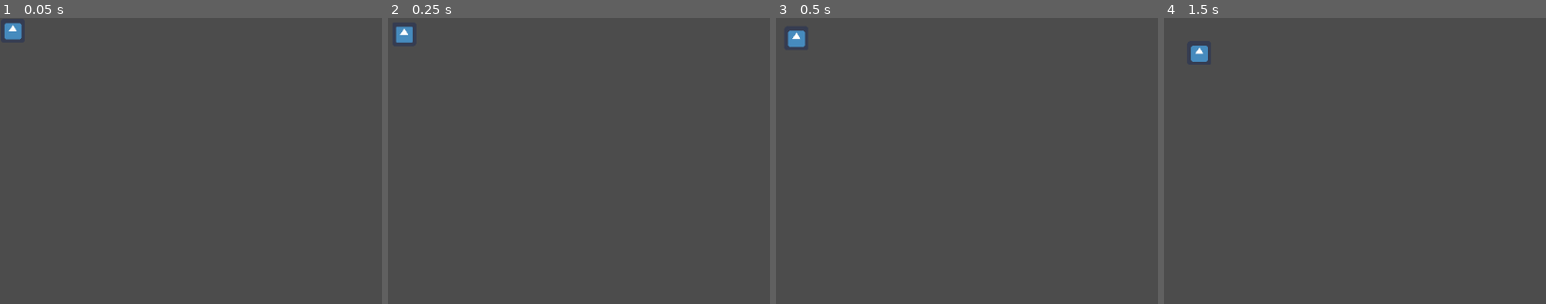
Above: before the commit, frames 1-4 (left to right).
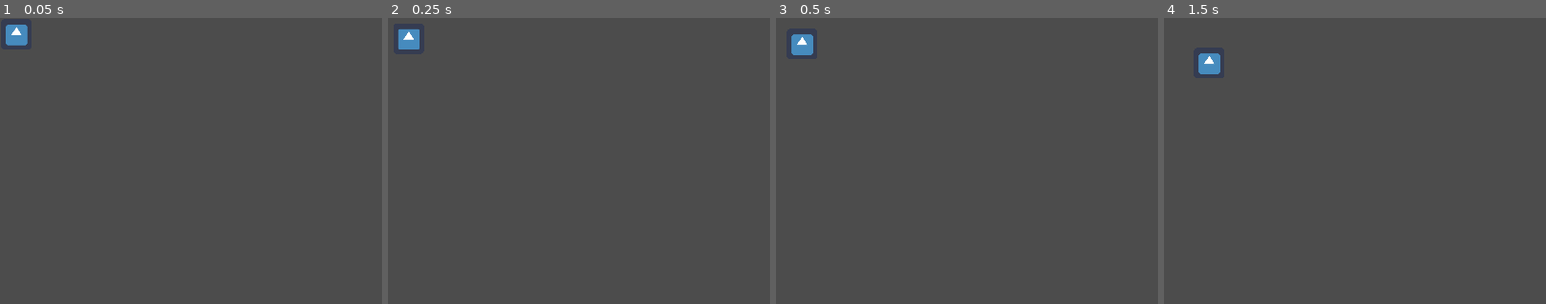
Above: after the commit, the same moments.

Repository: scarletcs/Roguelite
Game: Godot game, scene res://Main.tscn
Two runs of this game, one before a commit and one after it. Both use one fixed random seed, a clock stepped at 60 frames per second and the inputs below. The engine's default icon, where the game draws it, is replaced by a stand-in: a white triangle on a blue panel in a dark square.
Inputs:
- Up to frame 1 (0.05 s): no input
- Up to frame 2 (0.25 s): no input
- Up to frame 3 (0.5 s): no input
- Up to frame 4 (1.5 s): no input
The pictures show only the part of the screen within x 0-50%, y 0-50%; the shares and areas given below are measured in that part.
In our replay, the window is 800x468 before the commit and 800x600 after it. These sizes can differ from the game's own. Grey fills any space a smaller window leaves; there, only what the larger window draws over its background counts as a difference.

The runs differ from the first frame. In frame 1, 0.3% of the frame differs, in the area x 1-8%, y 1-10%; in frame 2, 0.4%; in frame 3, 0.4%; in frame 4, 0.5%, in the area x 7-15%, y 9-20%.

Commit message:
smol update

Diff:
--- a/characters/Adventurer.tscn
+++ b/characters/Adventurer.tscn
@@ -4,11 +4,12 @@
 [ext_resource path="res://icon.png" type="Texture" id=2]
 
 [sub_resource type="RectangleShape2D" id=1]
+extents = Vector2( 16, 16 )
 
 [node name="Adventurer" type="Area2D"]
 script = ExtResource( 1 )
 
-[node name="CollisionShape2D" type="CollisionShape2D" parent="."]
+[node name="BoundingBox" type="CollisionShape2D" parent="."]
 shape = SubResource( 1 )
 
 [node name="Sprite" type="Sprite" parent="."]
--- a/project.godot
+++ b/project.godot
@@ -19,6 +19,12 @@
 run/main_scene="res://Main.tscn"
 config/icon="res://icon.png"
 
+[display]
+
+window/size/width=800
+window/stretch/mode="2d"
+window/stretch/aspect="keep"
+
 [rendering]
 
 environment/default_environment="res://default_env.tres"
